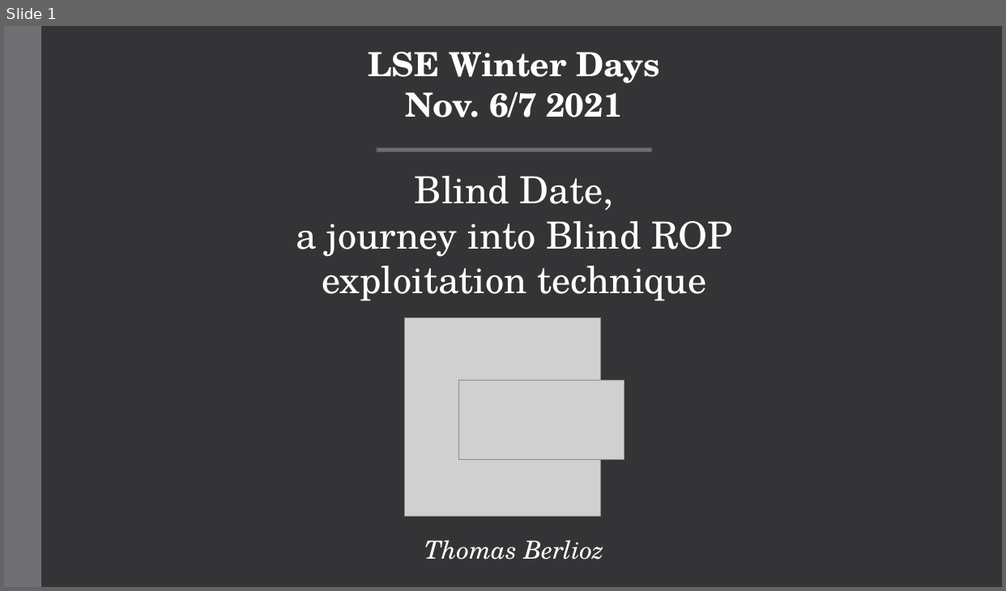
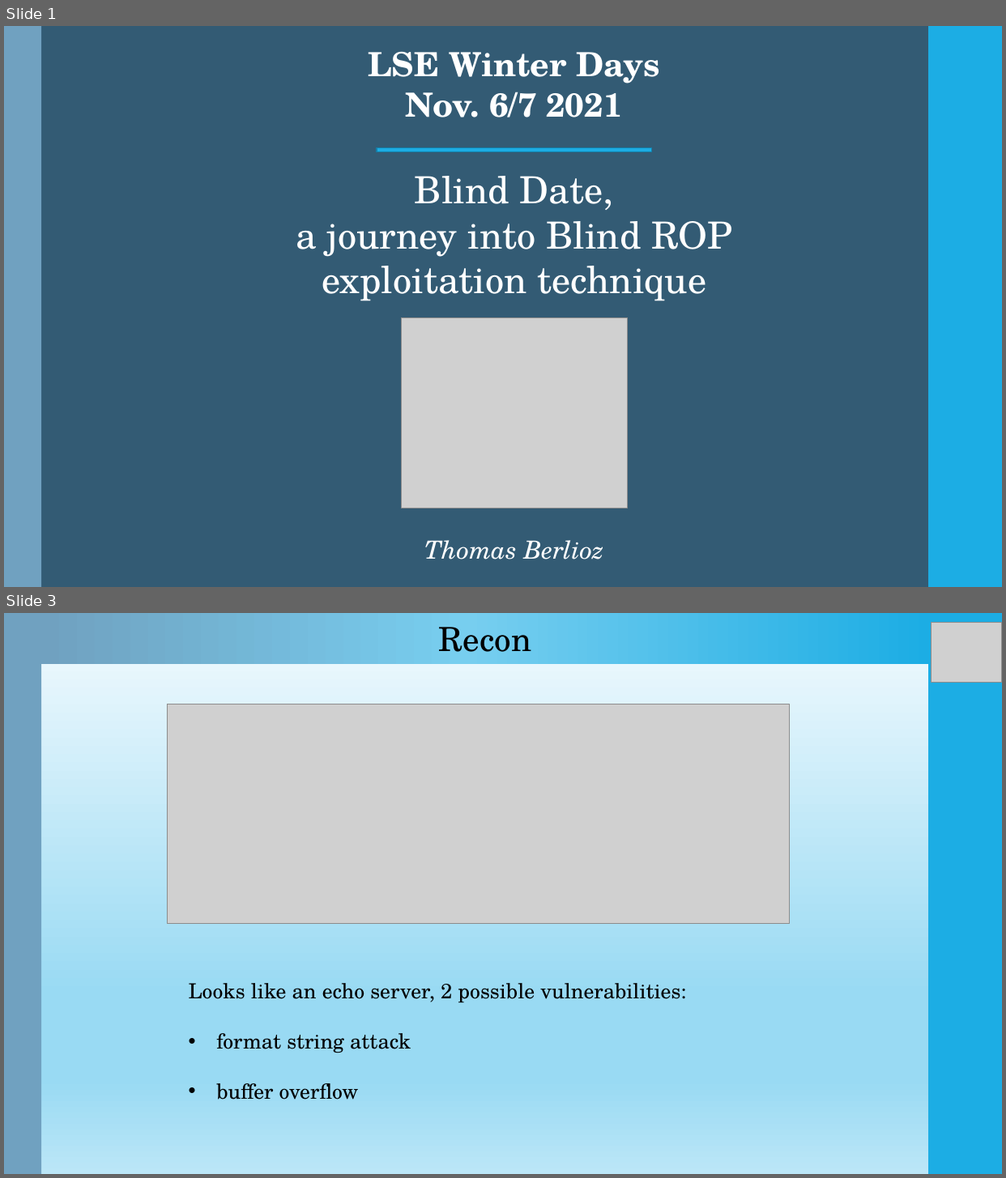
Before and after one commit to Ewael/LSE, a slide deck: Blind_Date/slides.pptx. Shown one above the other, each under a label of ours: slide 1 before the commit, slides 1 and 3 after it; the slides between them are not shown. The pictures are 1006x591 and 1006x1178 pixels, drawn with LibreOffice and Linux fonts; fonts in the diff are those of the drawing; grey boxes stand for pictures. Boxes give left, top, right and bottom in pixels: in the first picture for what was removed or moved away, otherwise in the second. Text is boxed around its words. In the diff, an @@ line names an element or a change of style, - is before the commit and + after.

```diff
--- a/Blind_Date/slides.pptx
+++ b/Blind_Date/slides.pptx
@@ slide 3 added at (4,613,1002,1174), background gradient #F4FBFE to #99DAF3 to #BBE6F7; not listed: 2 template elements that a slide beside it also shows @@
@@ rectangle added at (41,613,928,665), fill gradient #1CADE4 to #77CEEF to #70A1C0 @@
@@ text added at (438,627,531,652), 32 pt, text #000000 @@
+Recon
@@ picture added at (931,623,1002,683) @@
@@ picture added at (167,705,790,924) @@
@@ text added at (189,983,686,1100), 20 pt, text #000000 @@
+Looks like an echo server, 2 possible vulnerabilities:
+• format string attack
+• buffer overflow
@@ slide 1 changed as well @@
@@ background #353537 to #335B74 @@
@@ rectangle at (4,26,41,587): fill #6F6F74 to #70A1C0 @@
@@ rectangle added at (928,26,1002,587), fill #1CADE4 @@
@@ rectangle at (377,148,652,152): fill #6F6F74 to #1CADE4; outline #525256 1.1 pt to #1580A9 1.1 pt @@
@@ picture: place and size @@
-picture at (404,318,601,517)
+picture at (402,318,627,508)
@@ picture removed at (459,381,624,460) @@
```
Also in this commit, not shown: 1 other slide changed, 5 other slides added, 3 slides removed.
